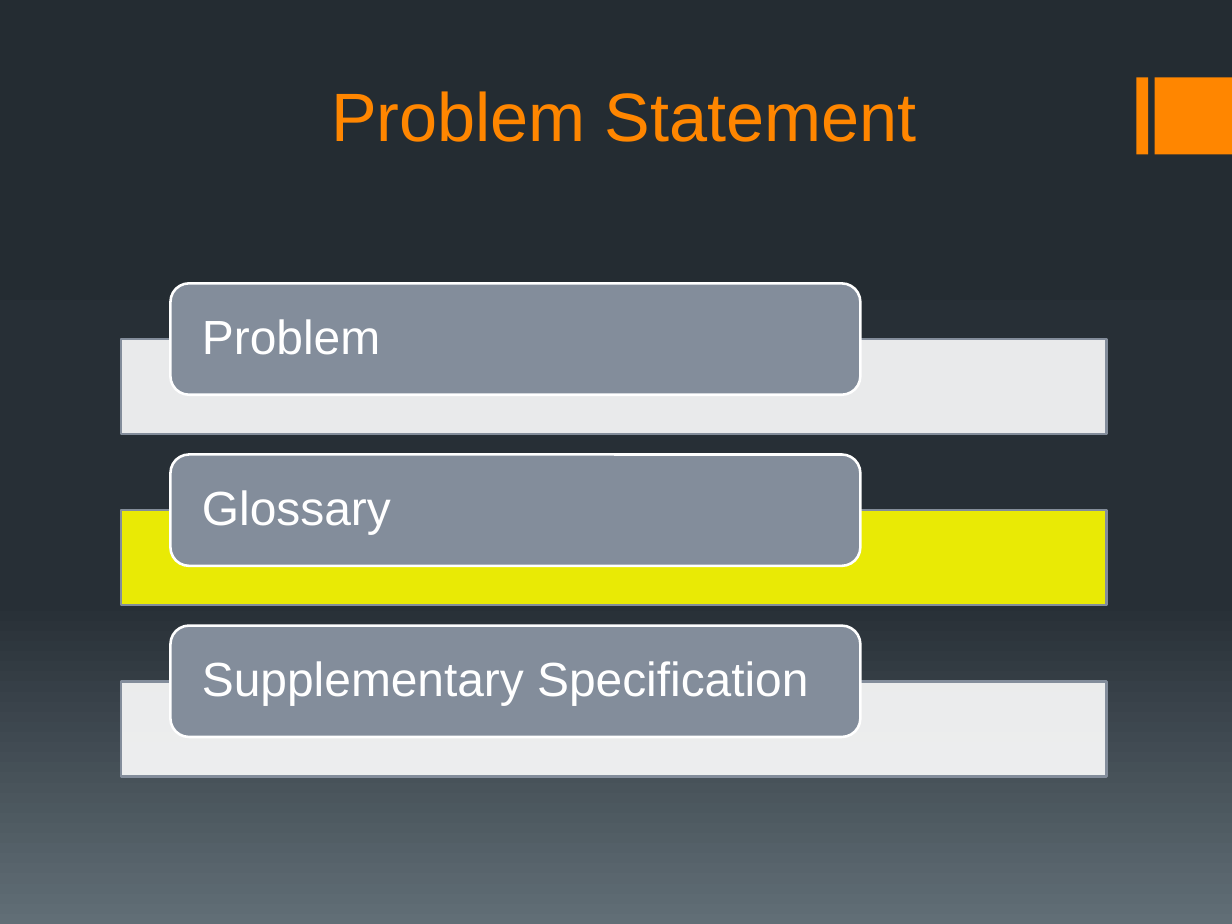
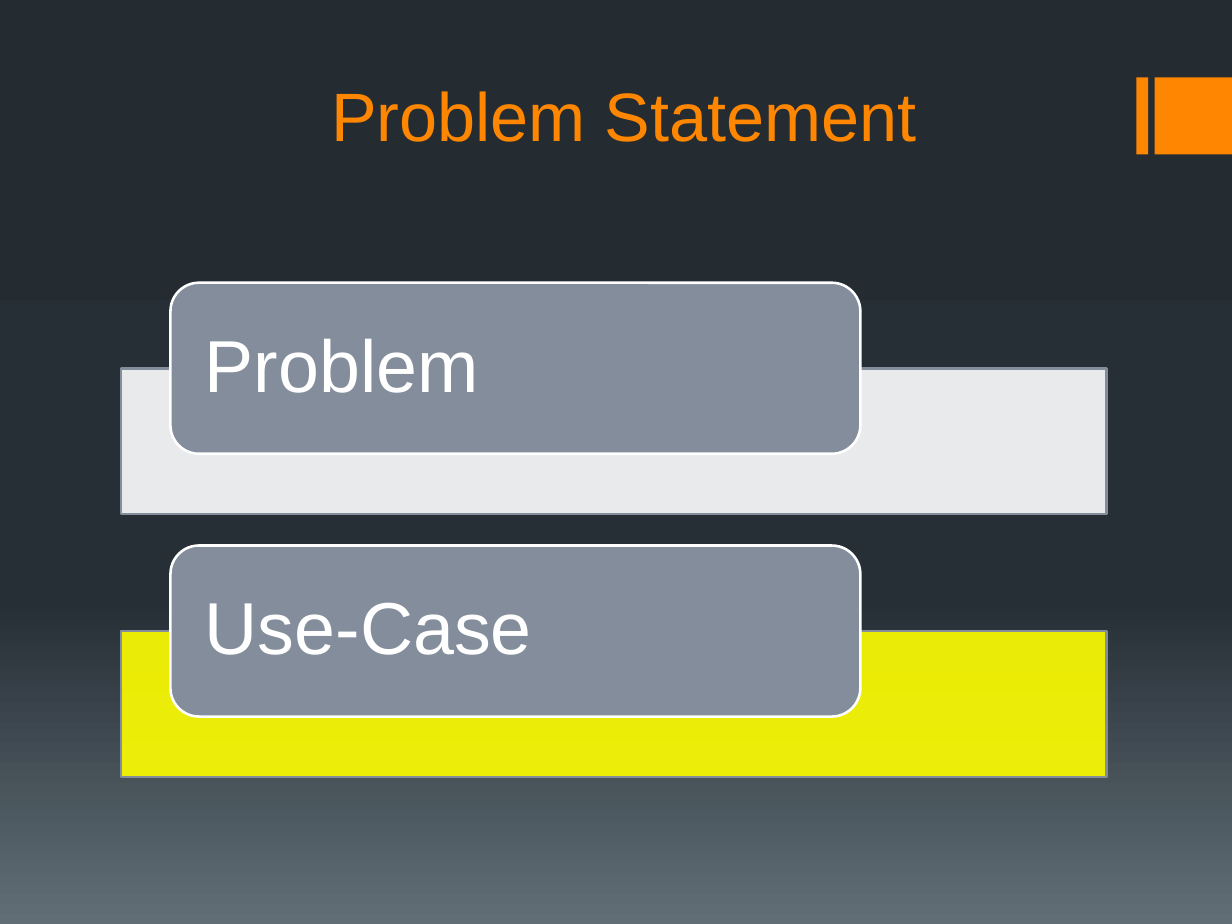
Before and after one commit to cuongtqc/ooad, a slide deck: slide 7 of Social Networking.pptx (slide 6 before the commit). Drawn at 1232x924 pixels with LibreOffice and Linux fonts; fonts in the diff are those of the drawing. Boxes give left, top, right and bottom in pixels: in the first picture for what was removed or moved away, otherwise in the second. Text is boxed around its words. In the diff, an @@ line names an element or a change of style, - is before the commit and + after.

```diff
--- a/Social Networking.pptx
+++ b/Social Networking.pptx
@@ rounded rectangle resized from (x1=170, y1=283, x2=860, y2=394) to (x1=170, y1=283, x2=860, y2=455) @@
@@ text "Problem" at (x1=205, y1=339, x2=479, y2=393): size 28 to 43 pt; more space between paragraphs @@
@@ rectangle resized from (x1=121, y1=339, x2=1106, y2=434) to (x1=121, y1=368, x2=1106, y2=515) @@
@@ rounded rectangle resized from (x1=170, y1=626, x2=860, y2=737) to (x1=170, y1=546, x2=860, y2=717) @@
@@ text added at (x1=205, y1=602, x2=532, y2=655), 43 pt, text #FFFFFF @@
+Use-Case
@@ rectangle resized from (x1=121, y1=681, x2=1106, y2=776) to (x1=121, y1=631, x2=1106, y2=777) @@
@@ rectangle at (x1=121, y1=631, x2=1106, y2=777): fill #FFFFFF at 90% opacity to #FFFF00 at 90% opacity @@
@@ group removed at (x1=121, y1=455, x2=1106, y2=705): 2 texts, 1 rectangle, 1 rounded rectangle @@
-Glossary
-Supplementary Specification
```
Also in this commit, not shown: 5 other slides changed, 24 slides added, 4 slides removed.
